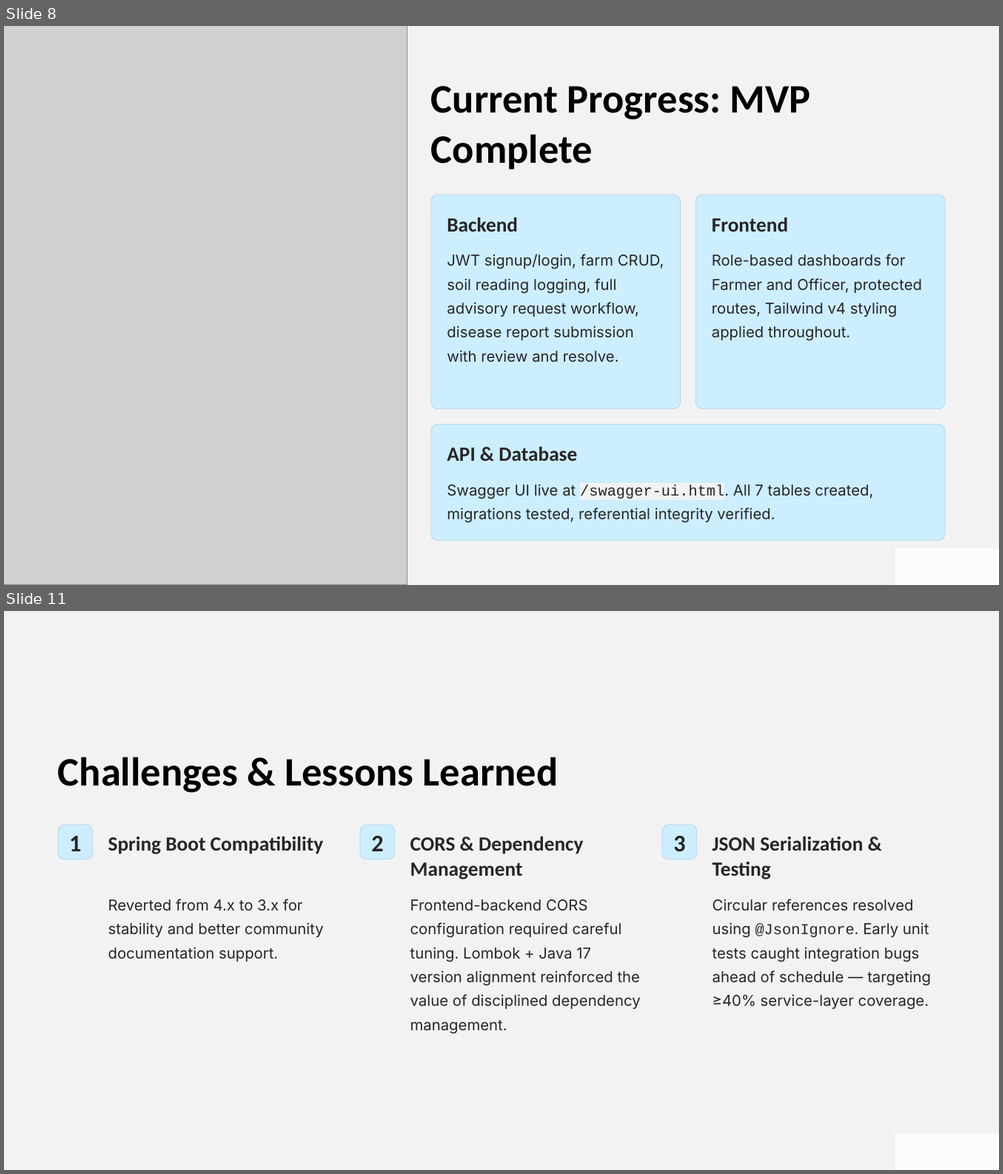
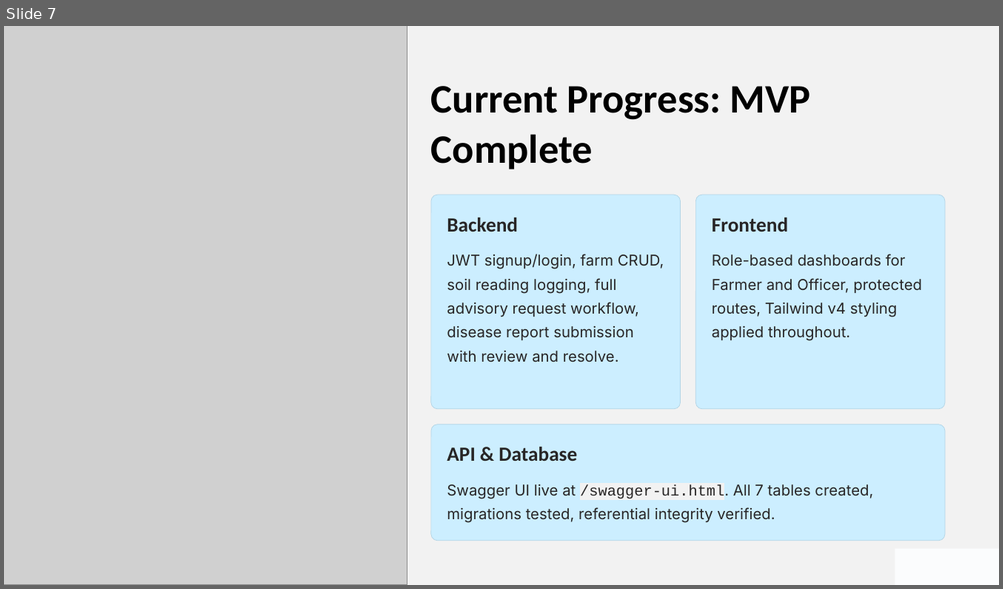
Before and after one commit to CodeTitan-S/crop-advisory-platform, a slide deck: docs/Crop-Advisory-and-Farming-Guidance-Platform.pptx. Shown one above the other, each under a label of ours: slides 8 and 11 before the commit, slide 7 after it; the slides between them are not shown. The pictures are 1003x1174 and 1003x589 pixels, drawn with LibreOffice and Linux fonts; fonts in the diff are those of the drawing; grey boxes stand for pictures; background and template pictures are left out. Boxes give left, top, right and bottom in pixels: in the first picture for what was removed or moved away, otherwise in the second. Text is boxed around its words. In the diff, an @@ line names an element or a change of style, - is before the commit and + after.

```diff
--- a/docs/Crop-Advisory-and-Farming-Guidance-Platform.pptx
+++ b/docs/Crop-Advisory-and-Farming-Guidance-Platform.pptx
@@ slide 11 removed at box(4, 611, 999, 1170), background picture (left out); not listed: 1 template element that a slide beside it also shows @@
@@ text removed at box(58, 757, 558, 793) @@
-Challenges & Lessons Learned
@@ rounded rectangle removed at box(58, 825, 93, 860) @@
@@ rounded rectangle removed at box(360, 825, 395, 860) @@
@@ rounded rectangle removed at box(662, 825, 697, 860) @@
@@ text removed at box(69, 836, 81, 851) @@
-1
@@ text removed at box(108, 837, 324, 854) @@
-Spring Boot Compatibility
@@ text removed at box(371, 836, 383, 851) @@
-2
@@ text removed at box(410, 837, 583, 880) @@
-CORS & Dependency Management
@@ text removed at box(673, 836, 685, 852) @@
-3
@@ text removed at box(712, 837, 862, 880) @@
-JSON Serialization & Testing
@@ text removed at box(108, 899, 324, 962) @@
-Reverted from 4.x to 3.x for stability and better community documentation support.
@@ text removed at box(712, 899, 930, 1010) @@
-Circular references resolved using @JsonIgnore. Early unit tests caught integration bugs ahead of schedule — targeting ≥40% service-layer coverage.
@@ text removed at box(410, 900, 640, 1034) @@
-Frontend-backend CORS configuration required careful tuning. Lombok + Java 17 version alignment reinforced the value of disciplined dependency management.
@@ rectangle removed at box(895, 1134, 999, 1170) @@
@@ what was slide 8 is now slide 7 @@
```
Also in this commit, not shown: 1 slide changed, 2 slides added, 4 other slides removed, 31 other files.
